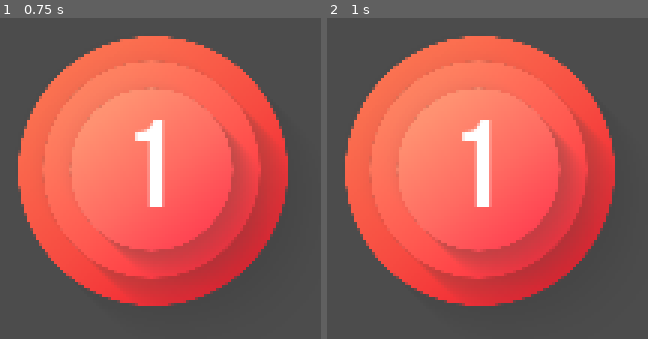
Above: before the commit, frames 1-2 (left to right).
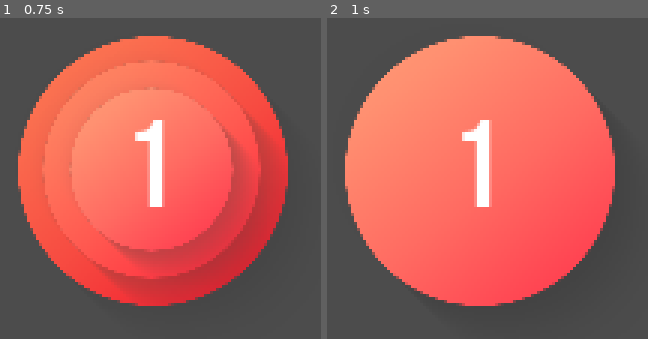
Above: after the commit, the same moments.

Repository: Harold-Kalvin/numdial
Game: Godot game, scene res://scenes/Main.tscn
Two runs of this game, one before a commit and one after it. Both use one fixed random seed, a clock stepped at 60 frames per second and the inputs below.
Inputs (mouse positions are in pixels of both pictures, inside the frame that each line leads up to):
- Up to frame 1 (0.75 s): tap Enter at 0.5 s; move the mouse to (150, 168) at 0.52 s; click (150, 168) at 0.67 s
- Up to frame 2 (1 s): no input

Frame 1 is identical in both runs. In frame 2, 24% of the frame differs, in the area x 5-90%, y 5-90%.

Commit message:
animate (scale up) NumButton on click

Diff:
--- a/scenes/NumButton.tscn
+++ b/scenes/NumButton.tscn
@@ -74,3 +74,5 @@
 
 [node name="ClickAreaShape" type="CollisionShape2D" parent="ClickArea"]
 shape = SubResource( 5 )
+
+[node name="FrontCircleScaleTween" type="Tween" parent="."]
--- a/scripts/nodes/Main.gd
+++ b/scripts/nodes/Main.gd
@@ -12,4 +12,4 @@
 
 
 func _on_num_button_pressed(button):
-    print("pressed ", button)
+    button.animate_click()
--- a/scripts/nodes/NumButton.gd
+++ b/scripts/nodes/NumButton.gd
@@ -3,6 +3,7 @@
 signal pressed
 
 var num_str = ""
+var animating = false
 
 
 func _ready():
@@ -26,6 +27,17 @@
     $Num.rect_position = Vector2(pos.x - size.x / 2, pos.y - size.y / 2)
 
 
+func animate_click():
+    if not animating:
+        # scale up front circle
+        if $FrontCircle.scale != $BackCircle.scale:
+            animating = true
+            $FrontCircleScaleTween.interpolate_property($FrontCircle, "scale", $FrontCircle.scale, $BackCircle.scale, 0.2, Tween.TRANS_QUINT, Tween.EASE_IN)
+            $FrontCircleScaleTween.start()
+            yield($FrontCircleScaleTween, "tween_completed")
+            animating = false
+
+
 func _on_click_area_input_event(_viewport, event, _shape_idx):
     if event is InputEventScreenTouch:
         if event.pressed:
